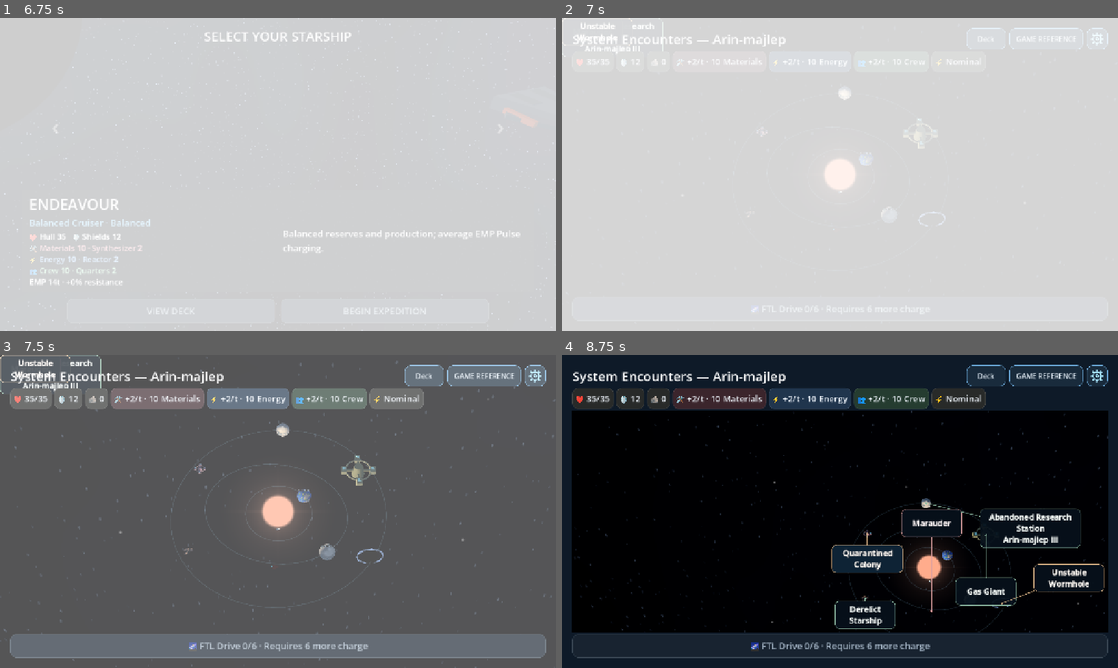
Above: before the commit, frames 1-4 (two rows, left to right).
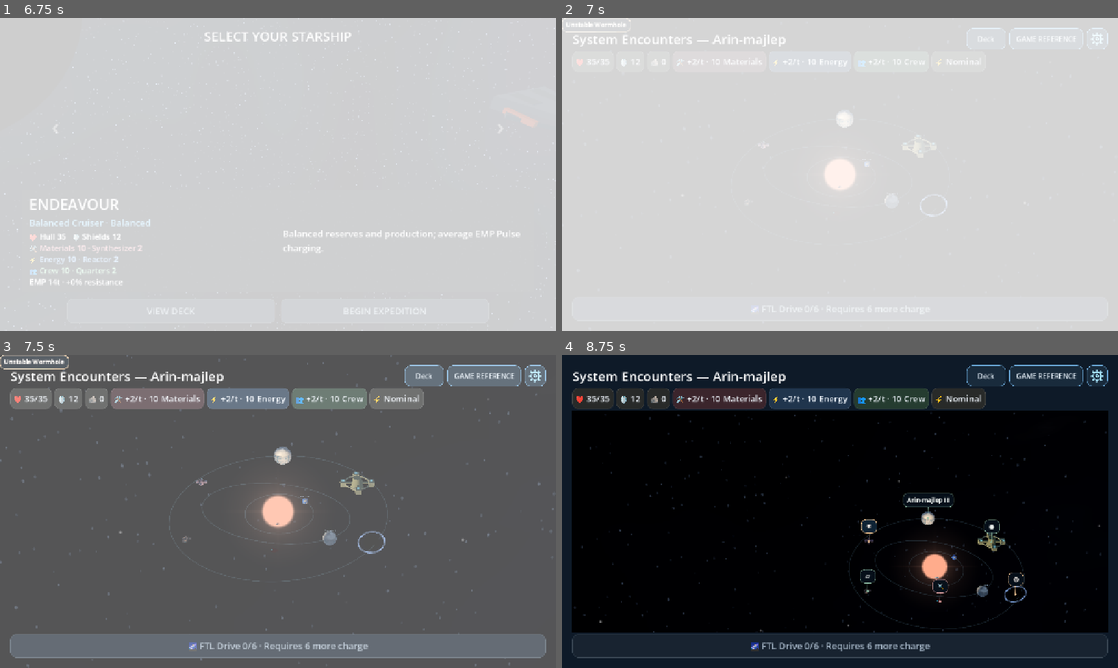
Above: after the commit, the same moments.

Repository: RPGMaster2000/arcospace
Game: Godot game, scene res://scenes/battle_setup.tscn
Same seed, same stepped clock (60 frames per second), same inputs: the game is played once before the commit and once after it. Sound files missing from this copy of the repository are replaced by a short silence.
Inputs (mouse positions are in pixels of both pictures, inside the frame that each line leads up to):
- Up to frame 1 (6.75 s): tap Enter (ui_accept) at 0.5, 0.77, 4.52, 5 s; move the mouse to (400, 158) at 0.52 s; hold Right (ui_right) 0.53-1.25 s; tap Tab at 0.6, 2.1, 4.35, 5.85 s; click (400, 158) at 0.67 s; drag from (166, 190) to (250, 237) at 1.27 s; move the mouse to (333, 105) at 2.02 s; hold Right (ui_right) 2.03-2.75 s; drag from (250, 237) to (111, 127) at 2.77 s; click "BEGIN EXPEDITION" at 3.5 s; move the mouse to (444, 221) at 4.27 s; hold Left (ui_left) 4.28-5 s; drag from (111, 127) to (194, 96) at 5.02 s; move the mouse to (305, 174) at 5.77 s; hold Down (ui_down) 5.78-6.5 s; click (305, 174) at 5.92 s; drag from (194, 96) to (166, 190) at 6.52 s
- Up to frame 2 (7 s): no input
- Up to frame 3 (7.5 s): move the mouse to (400, 495) at 7.27 s; hold Up (ui_up) from 7.28 s (still down); tap Tab at 7.35 s
- Up to frame 4 (8.75 s): tap Enter (ui_accept) at 7.52 s; release Up (ui_up) at 8 s; drag from (728, 527) to (812, 574) at 8.02 s

Frame 1 is identical in both runs. In frame 2, 0.5% of the frame differs, in the area x 0-70%, y 0-67%; in frame 3, 2.3%; in frame 4, 5.2%, in the area x 2-99%, y 17-89%.

Commit message:
Lower map camera, graduate planet sizes outward and anchor compact destination labels

Diff:
--- a/scripts/presentation/star_system/map_settings.gd
+++ b/scripts/presentation/star_system/map_settings.gd
@@ -1,6 +1,6 @@
 extends Resource
 ## Presentation tuning only. No expedition state or random encounters live here.
-@export var overview_position := Vector3(0, 112, 78)
+@export var overview_position := Vector3(0, 78, 112)
 @export var overview_target := Vector3.ZERO
 @export_range(15.0, 60.0) var field_of_view: float = 22.0
 @export_group("System lighting")
@@ -18,9 +18,9 @@
 ## Camera look-at center limits relative to Overview Target, in X/Z world units.
 @export var pan_bounds := Rect2(-24, -24, 48, 48)
 @export_range(4.0, 32.0) var pan_drag_threshold: float = 12.0
-## Minimum gap between projected labels and the viewport edge, in logical pixels.
-@export_range(0.0, 48.0) var screen_border: float = 8.0
-@export var label_offset := Vector2(0, 58)
+## Screen-space offset above each object; labels may extend beyond the viewport.
+@export var label_offset := Vector2(0, -12)
+@export_range(0.5, 3.0, 0.1) var compact_label_zoom: float = 1.4
 @export_group("Destination and movement")
 @export var destination_offset := Vector3(3.75, 4.8, 6.3)
 @export_range(0.1, 3.0) var camera_duration: float = 0.8
--- a/scripts/presentation/star_system/poi_marker.gd
+++ b/scripts/presentation/star_system/poi_marker.gd
@@ -1,6 +1,11 @@
 extends Button
 # Presentation-only destination tag; the map supplies its projected anchor each frame.
 var anchor_point := Vector2.ZERO
+var full_text := ""
+var event_icon := "◇"
+var planet := false
+var full_size := Vector2(128,36)
+var compact := false
 var accent := Color("a6e9ff")
 
 
@@ -12,17 +17,17 @@
 	font.fallbacks = [preload("res://assets/fonts/emoji_ui.tres")]
 	font.variation_embolden = 1.0
 	add_theme_font_override("font", font)
-	add_theme_font_size_override("font_size", 18)
+	add_theme_font_size_override("font_size", 14)
 	for state in ["normal", "hover", "pressed", "disabled", "focus"]:
 		var box := StyleBoxFlat.new()
 		box.bg_color = Color(0.025, 0.065, 0.105, 0.94)
 		box.border_color = accent * Color(1, 1, 1, 0.65)
 		box.set_border_width_all(1)
 		box.set_corner_radius_all(10)
-		box.content_margin_left = 10
-		box.content_margin_right = 10
-		box.content_margin_top = 6
-		box.content_margin_bottom = 6
+		box.content_margin_left = 7
+		box.content_margin_right = 7
+		box.content_margin_top = 4
+		box.content_margin_bottom = 4
 		if state in ["hover", "focus", "pressed"]:
 			box.bg_color = Color(0.055, 0.14, 0.21, 0.97)
 			box.border_color = accent
@@ -35,6 +40,25 @@
 	add_theme_color_override("font_disabled_color", accent.lerp(Color.WHITE, 0.5).darkened(0.18))
 	add_theme_color_override("font_outline_color", Color("020611"))
 	add_theme_constant_override("outline_size", 2)
+
+
+func set_label(value: String, symbol: String, is_planet: bool) -> void:
+	full_text = value
+	event_icon = symbol
+	planet = is_planet
+	var width: float = get_theme_font("font").get_string_size(value,HORIZONTAL_ALIGNMENT_LEFT,-1,14).x+18
+	full_size = Vector2(clampf(width,54,180),44 if width>180 else 32)
+	show_compact(compact)
+
+func show_compact(enabled: bool) -> void:
+	var target: bool = enabled and not planet
+	var caption: String = event_icon if target else full_text
+	var dimensions: Vector2 = Vector2(36,32) if target else full_size
+	if compact == target and text == caption and custom_minimum_size == dimensions: return
+	compact = target
+	text = caption
+	custom_minimum_size = dimensions
+	size = dimensions
 
 
 func _draw() -> void:
--- a/scripts/presentation/star_system/star_map_3d.gd
+++ b/scripts/presentation/star_system/star_map_3d.gd
@@ -32,6 +32,8 @@
 var impact_layer: CanvasLayer
 var orbit_index := -1
 var orbit_angle := 0.0
+var compact_labels := false
+var label_zoom := -1.0
 var focused := false
 var interactive := true
 var player_profile: Resource
@@ -89,7 +91,7 @@
 		for entry in entries:
 			if markers.has(entry.index):
 				markers[entry.index].disabled = entry.completed
-				markers[entry.index].text = _marker_text(entry)
+				markers[entry.index].set_label(_marker_text(entry),_marker_icon(entry),visual_data.assignments.has(entry.index))
 		overview()
 		return
 	if motion and motion.is_valid():
@@ -106,6 +108,7 @@
 	for button in markers.values(): button.queue_free()
 	objects.clear()
 	markers.clear()
+	label_zoom = -1.0
 	planet_nodes.clear()
 	visual_root = Node3D.new()
 	visual_root.name = "GeneratedSystem"
@@ -129,7 +132,7 @@
 		label.text = p.name
 		label.position.y = p.radius+0.4/1.5
 		label.scale = Vector3.ONE/1.5
-		label.font_size = 24
+		label.font_size = 18
 		label.pixel_size = 0.012
 		label.billboard = BaseMaterial3D.BILLBOARD_ENABLED
 		label.modulate = Color(0.65,0.78,0.9,0.8)
@@ -161,13 +164,11 @@
 			destination_root.add_child(model)
 			objects[index] = model
 		var button := preload("res://scripts/presentation/star_system/poi_marker.gd").new()
-		button.text = _marker_text(entry)
 		button.tooltip_text = entry.tooltip
 		button.flat = true
-		button.custom_minimum_size = Vector2(132, 64)
-		button.size = Vector2(140, 64)
 		button.autowrap_mode = TextServer.AUTOWRAP_WORD_SMART
 		button.style_tag(entry.color)
+		button.set_label(_marker_text(entry),_marker_icon(entry),visual_data.assignments.has(index))
 		button.disabled = entry.completed
 		preload("res://scripts/audio/sfx.gd").bind_ui(button)
 		button.pressed.connect(travel.bind(index))
@@ -199,33 +200,31 @@
 		var next: Vector3 = center + Vector3(cos(orbit_angle), 0.15, sin(orbit_angle)) * _orbit_radius(orbit_index)
 		_face(next - ship.position, delta * 5)
 		ship.position = next
-	var label_rects: Array[Rect2] = []
+	# Change label detail only while zooming, never as a side effect of panning.
+	if absf(camera.zoom_scale-label_zoom)>0.01:
+		var full_rects: Array[Rect2] = []
+		var crowded := false
+		for index in markers:
+			var button = markers[index]
+			var center: Vector2 = camera.unproject_position(objects[index].position)
+			var rect = Rect2(center-Vector2(button.full_size.x*0.5,button.full_size.y+absf(settings.label_offset.y)),button.full_size)
+			if full_rects.any(func(other): return other.grow(4).intersects(rect)): crowded = true
+			full_rects.append(rect)
+		if camera.zoom_scale < settings.compact_label_zoom:
+			compact_labels = true
+		elif camera.zoom_scale > settings.compact_label_zoom+0.2:
+			compact_labels = crowded
+		label_zoom = camera.zoom_scale
 	for index in markers:
-		var button: Button = markers[index]
+		var button = markers[index]
 		var point: Vector3 = objects[index].position
 		var center: Vector2 = camera.unproject_position(point)
-		button.visible = (
-			not focused and not camera.is_position_behind(point)
-			and Rect2(Vector2.ZERO, size).has_point(center)
-			and not (camera.motion != null and camera.motion.is_running())
-		)
+		button.show_compact(compact_labels)
+		button.visible = not focused and not camera.is_position_behind(point)
 		button.mouse_filter = MOUSE_FILTER_STOP if interactive and not traveling and not pinching and Time.get_ticks_msec() >= gesture_block_until else MOUSE_FILTER_IGNORE
-		var projected: Vector2 = center - button.size * 0.5 + settings.label_offset
-		var border: float = settings.screen_border
-		var limit: Vector2 = (size - button.size - Vector2.ONE * border).max(Vector2.ONE * border)
-		button.position = projected.clamp(Vector2.ONE * border, limit)
-		if Rect2(button.position, button.size).has_point(center):
-			# At the lower screen edge, put the tag above the model rather than over it.
-			button.position.y = clampf(center.y - absf(settings.label_offset.y) - button.size.y * 0.5, border, limit.y)
-		var desired: Vector2 = button.position
-		for step in [Vector2.ZERO,Vector2(0,-1),Vector2(1,0),Vector2(-1,0),Vector2(0,1),Vector2(1,-1),Vector2(-1,-1),Vector2(0,-2),Vector2(0,2)]:
-			var candidate: Vector2 = (desired+step*(button.size+Vector2(8,8))).clamp(Vector2.ONE*border,limit)
-			var rect = Rect2(candidate,button.size)
-			if not rect.has_point(center) and label_rects.all(func(other): return not other.grow(3).intersects(rect)):
-				button.position = candidate
-				break
-		label_rects.append(button.get_rect())
-		button.anchor_point = center - button.position
+		var top: Vector2 = camera.unproject_position(point+Vector3.UP*float(objects[index].get_meta("radius",0.65)))
+		button.position = top+Vector2(settings.label_offset.x,-absf(settings.label_offset.y))-Vector2(button.size.x*0.5,button.size.y)
+		button.anchor_point = center-button.position
 		button.queue_redraw()
 
 
@@ -501,10 +500,13 @@
 	return maxf(settings.orbit_radius,float(objects[index].get_meta("radius",0.0))+1.0)
 
 func _marker_text(entry: Dictionary) -> String:
-	var label: String = entry.get("name",entry.text)
 	if visual_data.get("assignments",{}).has(entry.index):
-		label += "\n"+visual_data.planets[visual_data.assignments[entry.index]].name
-	return ("✓ " if entry.completed else "")+label
+		return visual_data.planets[visual_data.assignments[entry.index]].name
+	return entry.get("name",entry.text)
+
+func _marker_icon(entry: Dictionary) -> String:
+	if entry.get("profile") != null: return "⚔"
+	return {"mining_operation":"⚒","research_station":"⌬","quarantined_colony":"☣","gas_giant":"◉","trading_outpost":"⚙","derelict_starship":"▱","pirate_debris_field":"⚔","spatial_anomaly":"◇","unstable_wormhole":"◎","radiation_nebula":"✦","distress_signal":"⚑"}.get(entry.get("model_kind",""),"◇")
 
 func _initial_ship_position() -> Vector3:
 	for at in [Vector3(0,0,3),Vector3(-3,0,0),Vector3(3,0,0),Vector3(0,0,-3),Vector3(-2,0,2),Vector3(2,0,-2)]:
--- a/scripts/presentation/star_system/visual_system.gd
+++ b/scripts/presentation/star_system/visual_system.gd
@@ -23,15 +23,16 @@
 	var result: Dictionary = {"name": Names.system_name(seed_value, number), "planets": [], "anchors": {}, "assignments": {}}
 	var count: int = rng.randi_range(2, clampi(settings.maximum_planets, 2, 4))
 	# Disjoint radial shells guarantee clearance even when inclined paths cross in projection.
-	var largest_radius: float = maxf(settings.planet_radius_range.x, settings.planet_radius_range.y)*1.2*1.5
+	var largest_radius: float = maxf(settings.planet_radius_range.x, settings.planet_radius_range.y)*1.2*1.06*1.5
 	var band: float = largest_radius*2.0 + settings.minimum_orbit_spacing + 0.8
 	for i in range(count):
 		var kind: String = TYPES[rng.randi_range(0, TYPES.size()-1)]
 		var inner: float = 2.1 + i * band
 		var outer: float = inner + band
 		var space: float = settings.minimum_orbit_spacing
-		var radius: float = rng.randf_range(settings.planet_radius_range.x, settings.planet_radius_range.y)
-		if kind == "gas_giant": radius *= 1.2
+		var order: float = float(i)/maxi(1,count-1)
+		var radius: float = lerpf(settings.planet_radius_range.x*0.65,settings.planet_radius_range.y*1.2,order)*rng.randf_range(0.94,1.06)
+		if i < count/2 and kind == "gas_giant": kind = "rocky"
 		radius = clampf(radius, 0.15, (band - space) * 0.45)
 		var low: float = inner + radius*1.5 + space * 0.5
 		var high: float = outer - radius*1.5 - space * 0.5
@@ -53,7 +54,10 @@
 	var assignment_rng = random_for(seed_value, number, "assignments")
 	for p in result.planets:
 		if eligible.is_empty() or assignment_rng.randf() < 0.25: continue
-		var entry: Dictionary = eligible.pop_at(assignment_rng.randi_range(0, eligible.size()-1))
+		var candidates: Array = eligible.filter(func(e): return e.model_kind != "gas_giant" or p.index >= count/2)
+		if candidates.is_empty(): continue
+		var entry: Dictionary = candidates[assignment_rng.randi_range(0,candidates.size()-1)]
+		eligible.erase(entry)
 		p.encounter = entry.index
 		p.type = PLANETARY[entry.model_kind]
 		result.assignments[entry.index] = p.index
--- a/tests/planet_presentation_test.gd
+++ b/tests/planet_presentation_test.gd
@@ -126,6 +126,31 @@
 		check(planet.scale.is_equal_approx(Vector3.ONE*1.5),"Star-map planets are 50 percent larger")
 	check(map.objects[5].scale.is_equal_approx(Vector3.ONE*0.275),"Star-map enemy ship is half its previous size")
 	check(map.objects[-2].scale.is_equal_approx(Vector3.ONE*0.5),"Star-map station is half its previous size")
+	var old_zoom: float = map.camera.zoom_scale
+	map.camera.zoom_scale = 1.0
+	map.camera.zoom_target = 1.0
+	await settle()
+	check(map.markers[5].compact and map.markers[5].text=="⚔","Zoomed-out enemy PoI uses its relevant icon")
+	for index in map.visual_data.assignments:
+		check(map.markers[index].text==map.visual_data.planets[map.visual_data.assignments[index]].name,"Planet label contains only its name")
+		check(not map.markers[index].compact,"Planet names remain names at wide zoom")
+	var marker = map.markers[5]
+	var anchor: Vector3 = map.objects[5].position
+	check(marker.position.y+marker.size.y<map.camera.unproject_position(anchor).y,"PoI label stays above its object")
+	map.objects[5].position += Vector3(200,0,0)
+	await settle()
+	check(marker.position.x>map.size.x,"Offscreen labels are not clamped or relocated to other slots")
+	map.objects[5].position = anchor
+	map.camera.zoom_scale = 3.0
+	map.camera.zoom_target = 3.0
+	await settle()
+	check(not map.markers[5].compact and map.markers[5].text==entries[5].name,"Close zoom restores the PoI name")
+	var at_rest: Vector2 = marker.position
+	await settle()
+	check(marker.position.is_equal_approx(at_rest),"Labels do not hop between alternative positions")
+	map.camera.zoom_scale = old_zoom
+	map.camera.zoom_target = old_zoom
+	await settle()
 	var relative: Vector3 = map.background.sky.position
 	var layer_relative: Vector3 = map.background.layers[0].position
 	var dust_relative: Vector3 = map.background.dust[0].position
--- a/tests/visual_system_test.gd
+++ b/tests/visual_system_test.gd
@@ -25,6 +25,10 @@
 		counts[a.planets.size()] = counts.get(a.planets.size(),0)+1
 		var assignments: Dictionary = {}
 		for p in a.planets:
+			if p.index>0:
+				check(p.radius>a.planets[p.index-1].radius,"Planet size increases with orbital distance")
+			if p.index<a.planets.size()/2:
+				check(p.type!="gas_giant","Gas giants remain outside the inner planetary region")
 			check(p.position.is_equal_approx(Data.orbit_point(p,p.phase)),"Planet lies on inclined ellipse")
 			check(p.eccentricity>=0 and p.eccentricity<=0.25 and abs(p.inclination)<=deg_to_rad(15),"Orbit parameter bounds")
 			check(p.distance*(1-p.eccentricity)-p.radius*1.5>2.1,"Star clearance")
Not shown, changed: docs/procedural_star_system.md
